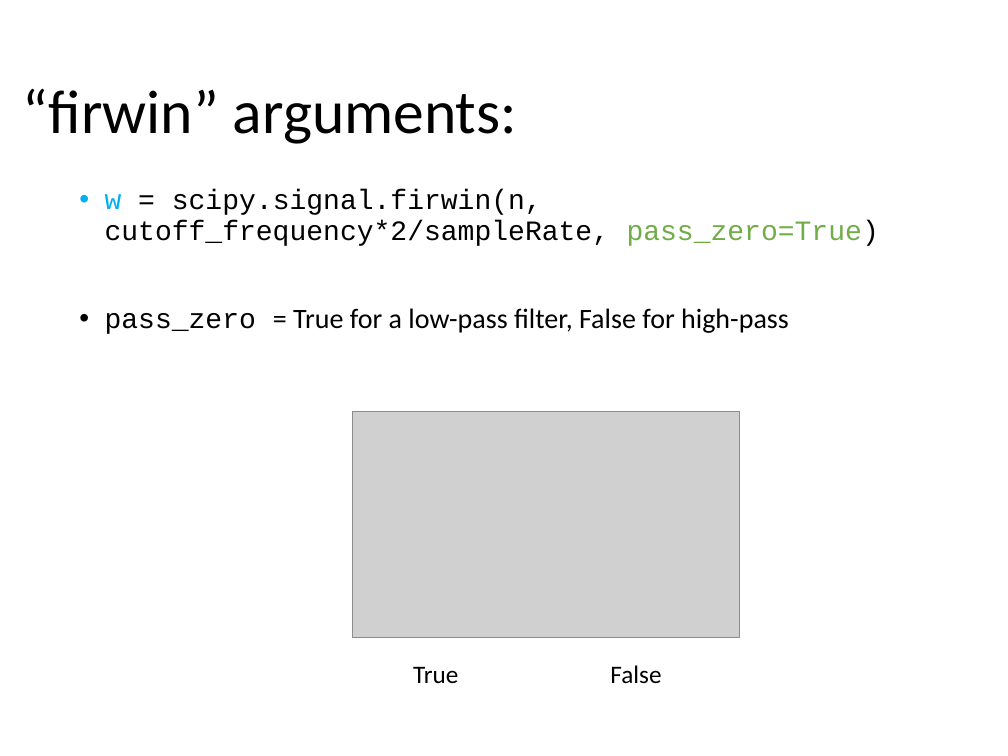
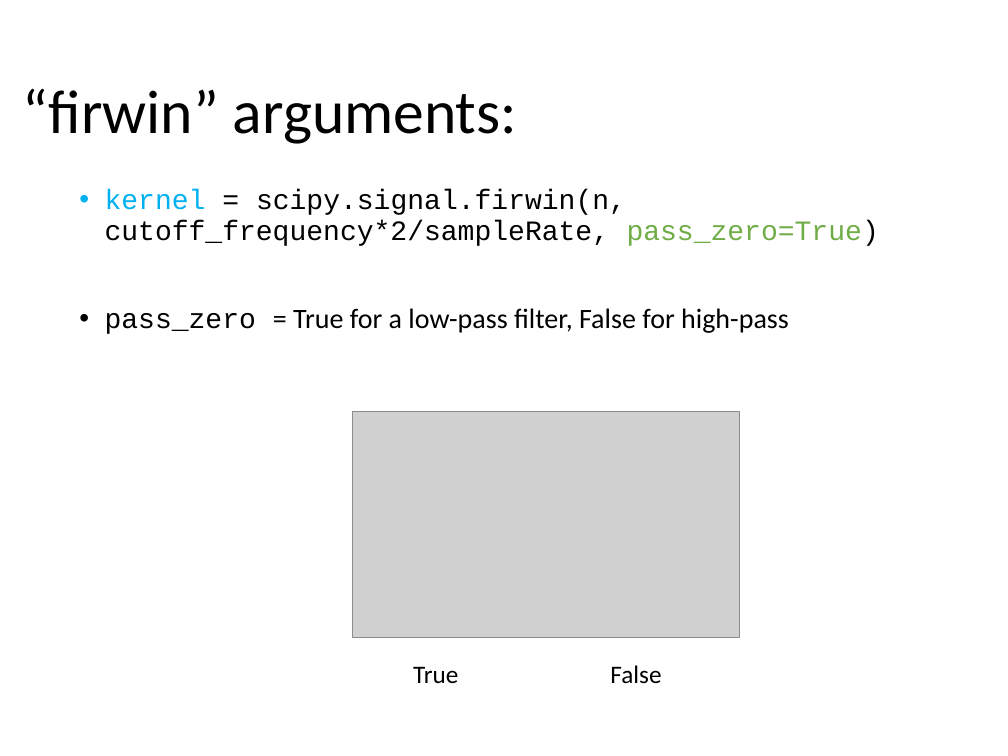
Before and after one commit to tomjhou/MathClassPythonCode, a slide deck: slide 42 of Class2/Lecture2 - Filtering.pptx (slide 35 before the commit). Drawn at 1008x756 pixels with LibreOffice and Linux fonts; fonts in the diff are those of the drawing; grey boxes stand for pictures. Boxes give left, top, right and bottom in pixels: in the first picture for what was removed or moved away, otherwise in the second. Text is boxed around its words. In the diff, an @@ line names an element or a change of style, - is before the commit and + after.

```diff
--- a/Class2/Lecture2 - Filtering.pptx
+++ b/Class2/Lecture2 - Filtering.pptx
@@ text at bbox=[105, 190, 879, 246]: text changed @@
-• w = scipy.signal.firwin(n, cutoff_frequency*2/sampleRate, pass_zero=True)
+• kernel = scipy.signal.firwin(n, cutoff_frequency*2/sampleRate, pass_zero=True)
```
Also in this commit, not shown: 8 other slides changed, 15 slides added, 2 slides removed, 2 other files.
